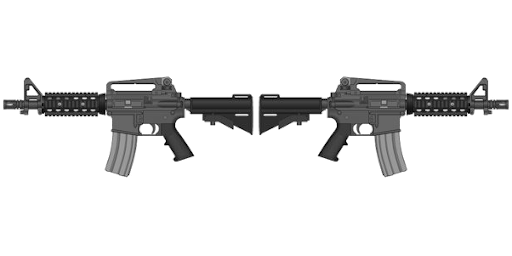
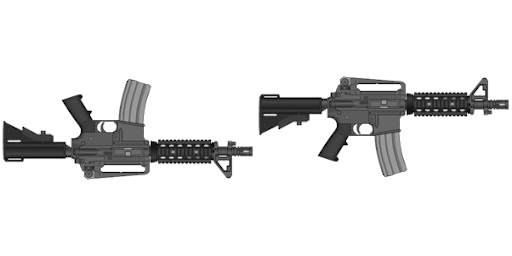
Two versions of the same layered image (512x256). Layer-by-layer changes:
painted on "m4a1_l" over [2, 76, 254, 180]
